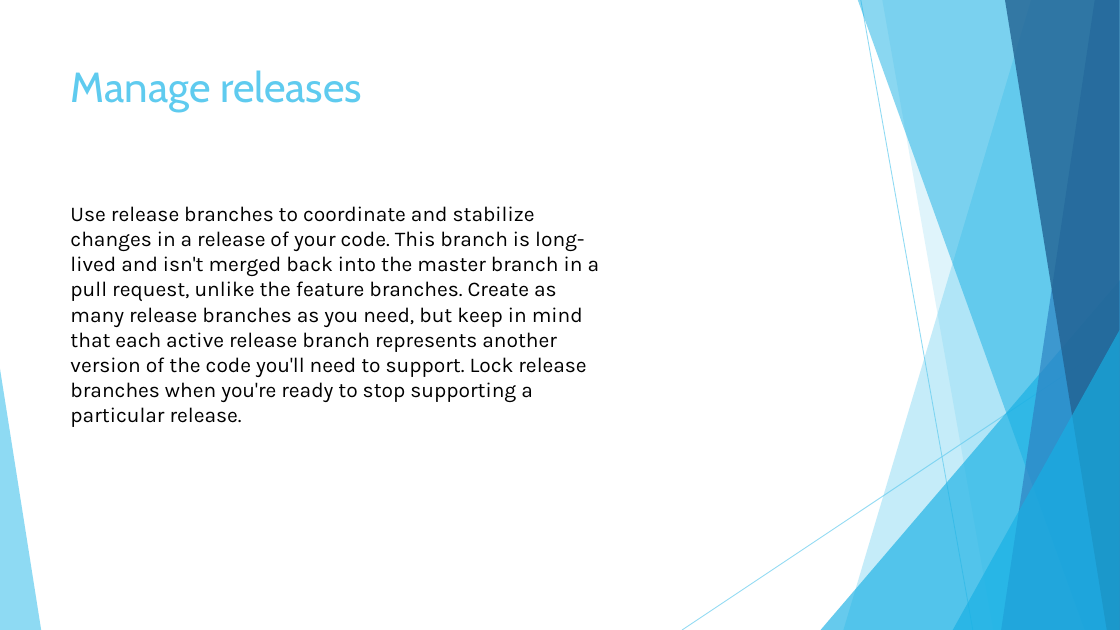
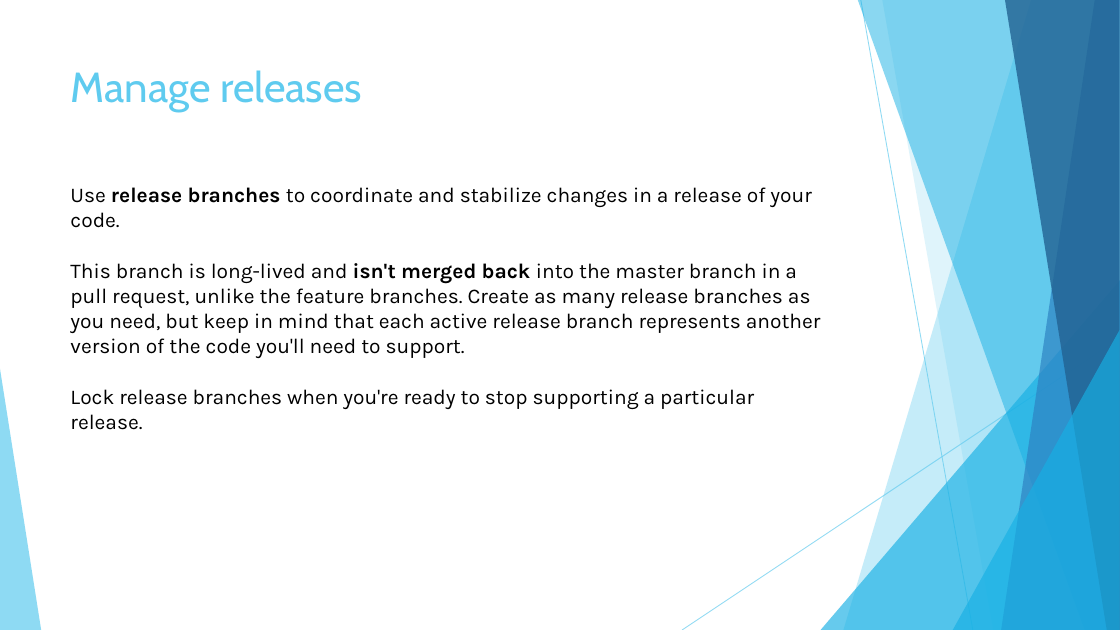
Before and after one commit to KarolinaUr/ProjSystBI, a slide deck: slide 21 of P02_GIT/ProjP1_02_GIT.pptx (slide 10 before the commit). Drawn at 1120x630 pixels with LibreOffice and Linux fonts; fonts in the diff are those of the drawing. Boxes give left, top, right and bottom in pixels: in the first picture for what was removed or moved away, otherwise in the second. Text is boxed around its words. In the diff, an @@ line names an element or a change of style, - is before the commit and + after.

```diff
--- a/P02_GIT/ProjP1_02_GIT.pptx
+++ b/P02_GIT/ProjP1_02_GIT.pptx
@@ text at (x1=70, y1=187, x2=821, y2=409): text changed @@
-Use release branches to coordinate and stabilize changes in a release of your code. This branch is long-lived and isn't merged back into the master branch in a pull request, unlike the feature branches. Create as many release branches as you need, but keep in mind that each active release branch represents another version of the code you'll need to support. Lock release branches when you're ready to stop supporting a particular release.
+Use release branches to coordinate and stabilize changes in a release of your code.
+This branch is long-lived and isn't merged back into the master branch in a pull request, unlike the feature branches. Create as many release branches as you need, but keep in mind that each active release branch represents another version of the code you'll need to support.
+Lock release branches when you're ready to stop supporting a particular release.
```
Also in this commit, not shown: 7 other slides changed, 15 slides added, 5 slides removed.
